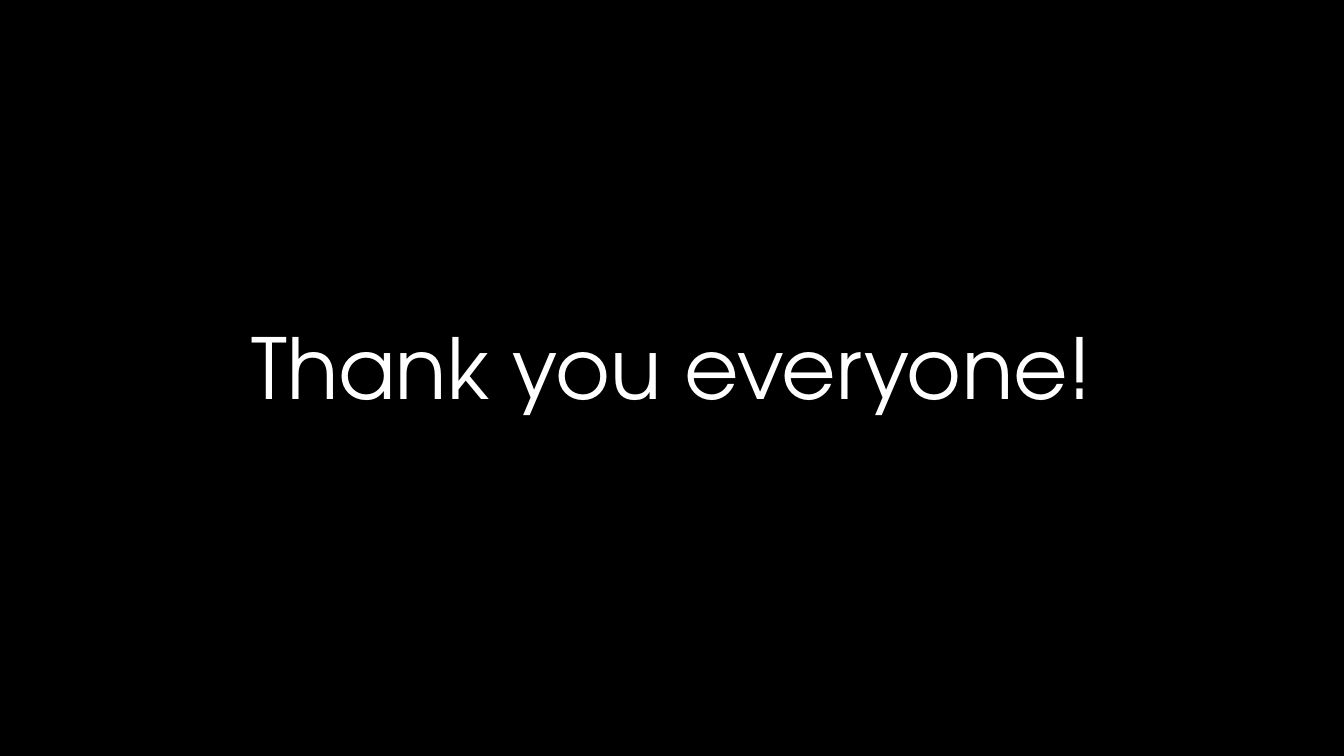
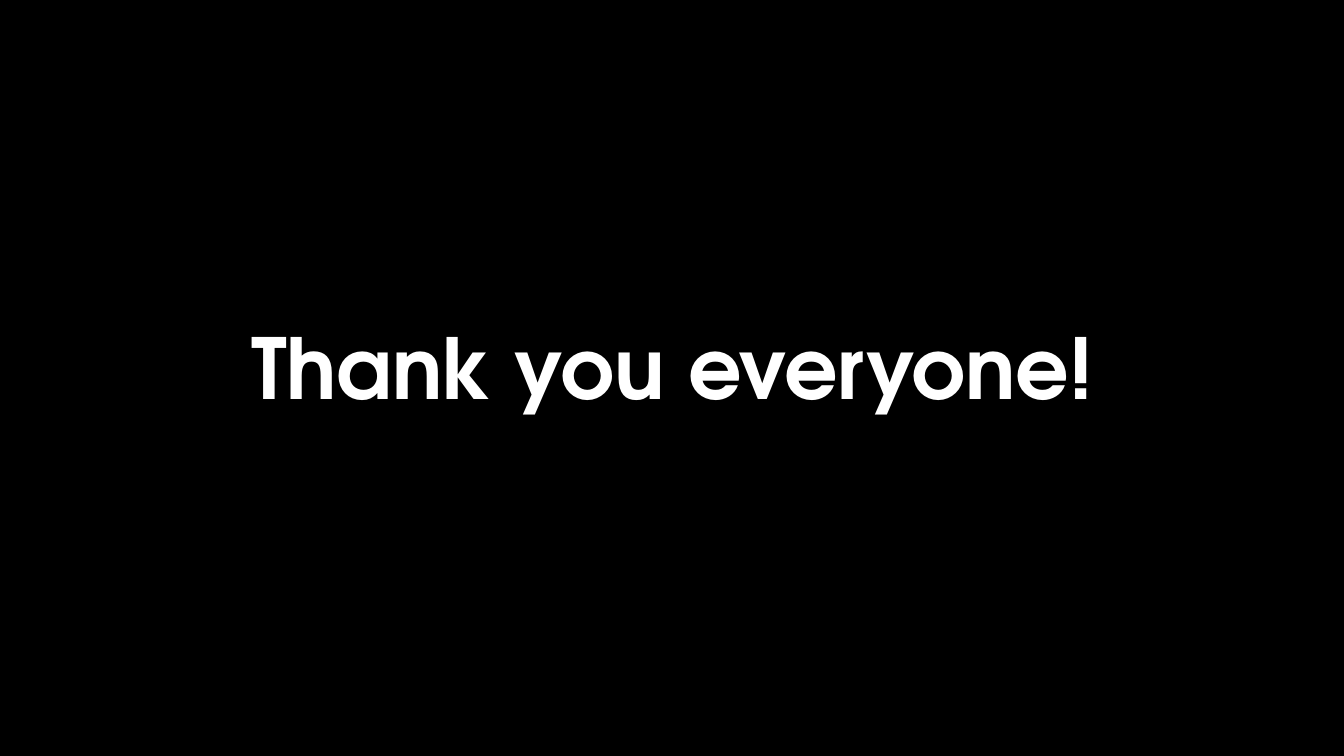
Before and after one commit to Steven-lei/Password-Generator, a slide deck: slide 18 of document/Presentation Password Generator.pptx (slide 17 before the commit). Drawn at 1344x756 pixels with LibreOffice and Linux fonts; fonts in the diff are those of the drawing; background and template pictures are left out. Boxes give left, top, right and bottom in pixels: in the first picture for what was removed or moved away, otherwise in the second. Text is boxed around its words. In the diff, an @@ line names an element or a change of style, - is before the commit and + after.

```diff
--- a/document/Presentation Password Generator.pptx
+++ b/document/Presentation Password Generator.pptx
@@ text "Thank you everyone!" at (251,337,1093,415): bold on @@
```
Also in this commit, not shown: 1 slide added.
